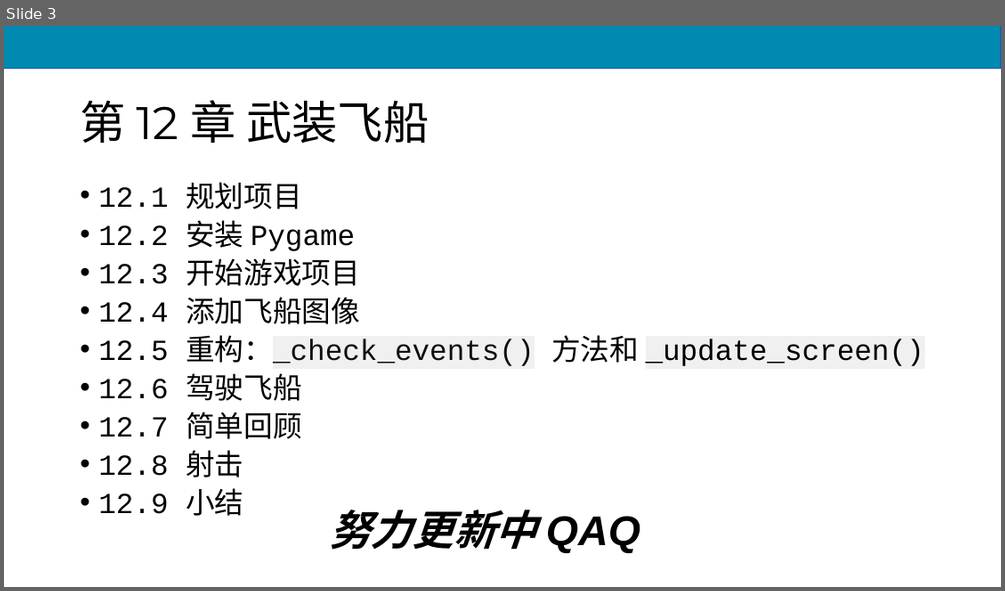
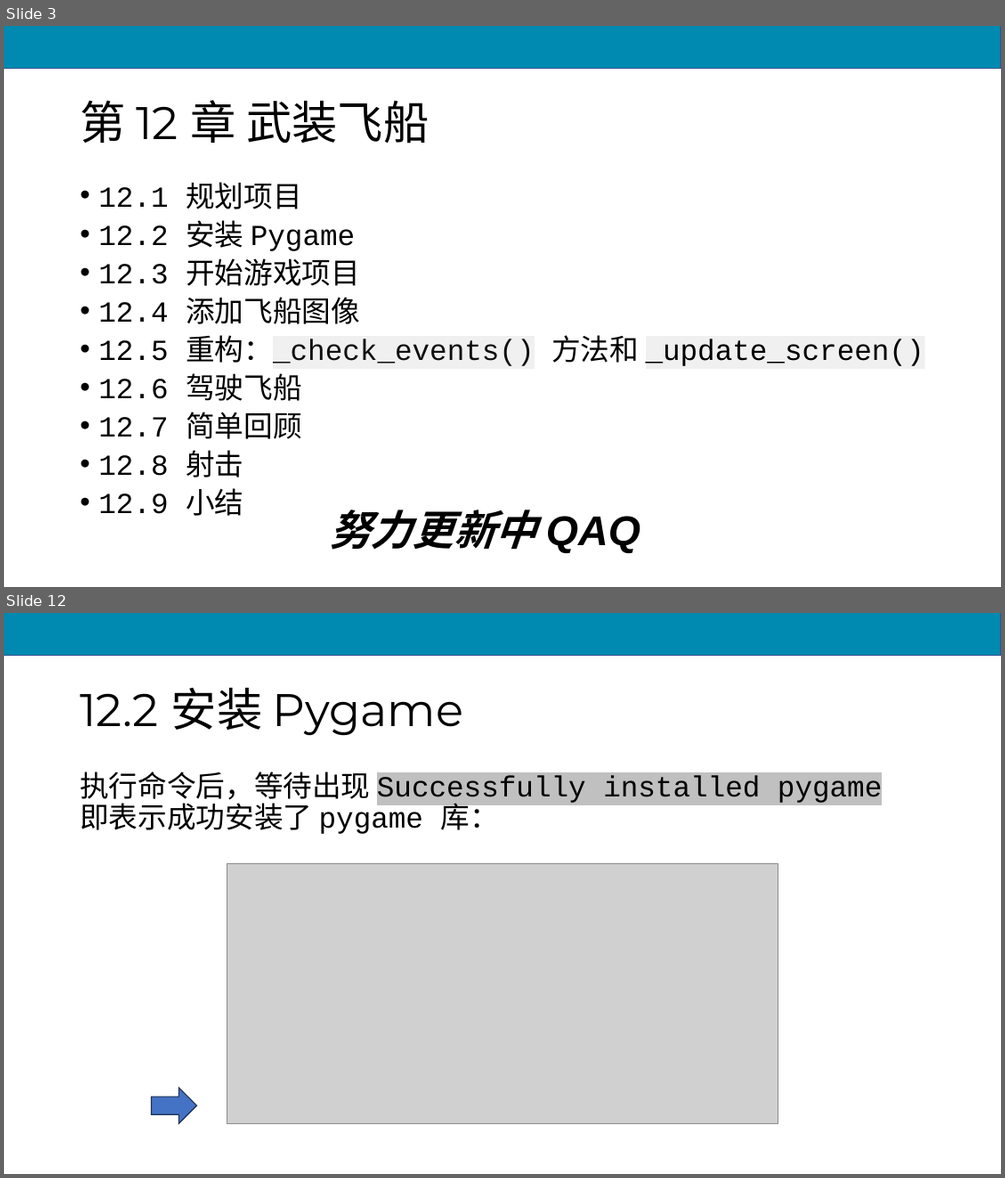
Before and after one commit to scruel/pcc_3e_slides, a slide deck: PPT/chapter12.pptx. Shown one above the other, each under a label of ours: slide 3 before the commit, slides 3 and 12 after it; the slides between them are not shown. The pictures are 1005x591 and 1005x1178 pixels, drawn with LibreOffice and Linux fonts; fonts in the diff are those of the drawing; grey boxes stand for pictures. Boxes give left, top, right and bottom in pixels: in the first picture for what was removed or moved away, otherwise in the second. Text is boxed around its words. In the diff, an @@ line names an element or a change of style, - is before the commit and + after.

```diff
--- a/PPT/chapter12.pptx
+++ b/PPT/chapter12.pptx
@@ slide 12 added at [4,613,1001,1174], background #FFFFFF; not listed: 1 template element that a slide beside it also shows @@
@@ title added at [80,688,463,736], 44 pt, text #000000 @@
+12.2 安装 Pygame
@@ text added at [80,771,882,834], 28 pt, text #000000 @@
+执行命令后，等待出现 Successfully installed pygame 即表示成功安装了 pygame 库：
@@ picture added at [226,863,778,1123] @@
@@ right arrow added at [152,1088,197,1124], fill #4472C4, outline #1E3256 1 pt @@
```
Also in this commit, not shown: 1 slide changed, 37 other slides added, 10 slides removed, 7 other files.
